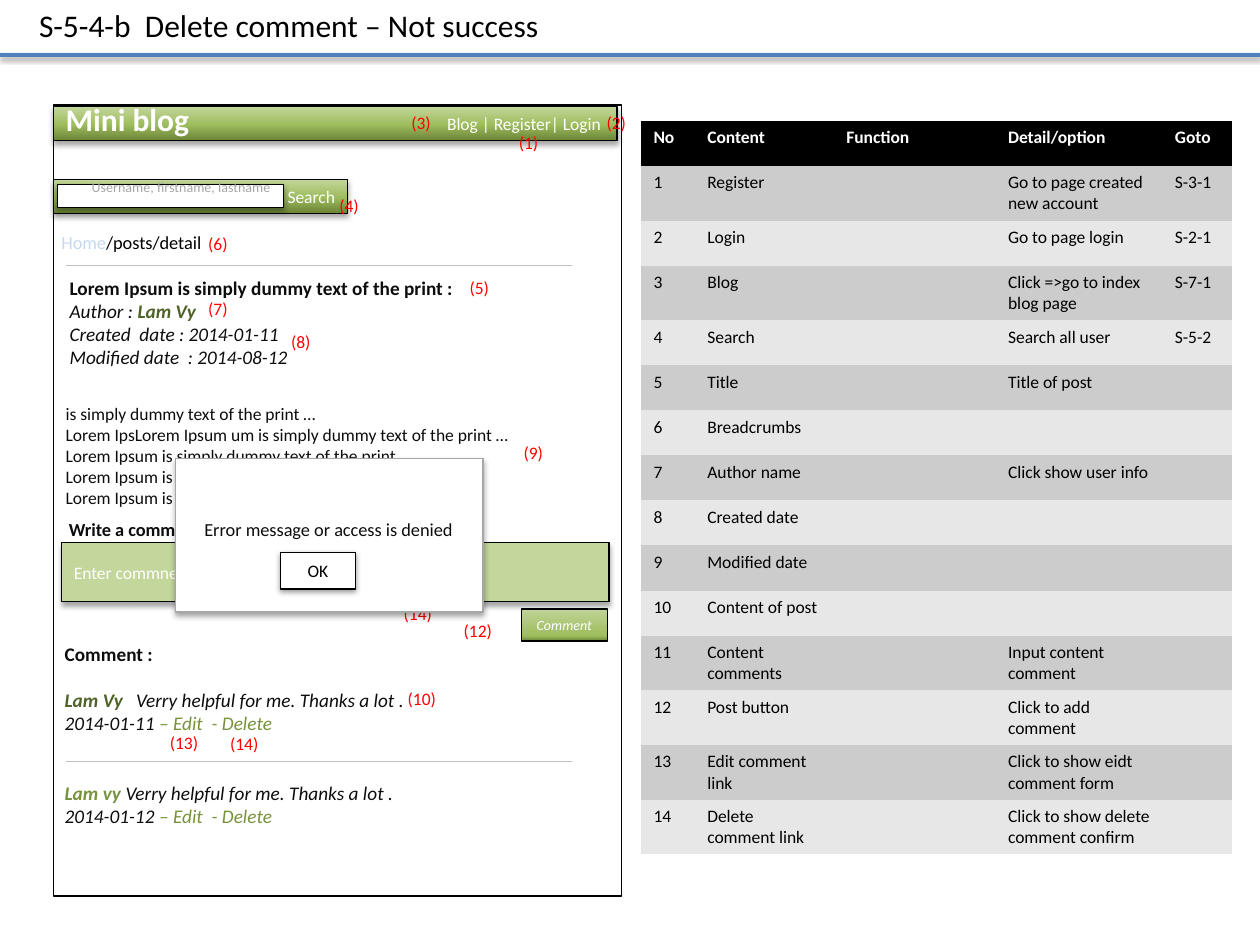
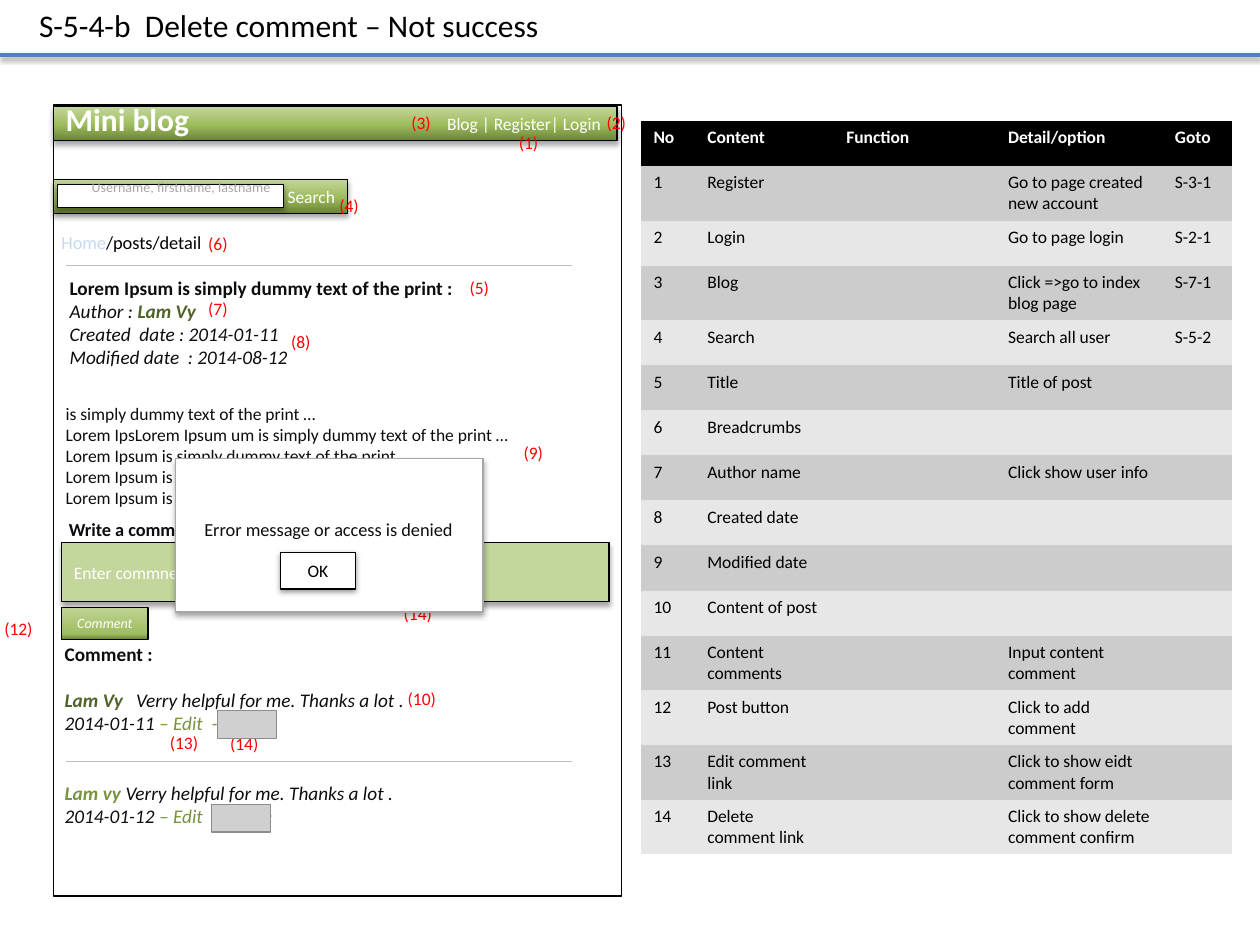
Before and after one commit to Mulodo-PHP-Training/miniblog-lam.vy, a slide deck: slide 18 of doc/frontend/wireframe/TRN-MiniBlog_WireframeDesign_LAMVY.pptx. Drawn at 1260x945 pixels with LibreOffice and Linux fonts; fonts in the diff are those of the drawing; grey boxes stand for pictures; background and template pictures are left out. Boxes give left, top, right and bottom in pixels: in the first picture for what was removed or moved away, otherwise in the second. Text is boxed around its words. In the diff, an @@ line names an element or a change of style, - is before the commit and + after.

```diff
--- a/doc/frontend/wireframe/TRN-MiniBlog_WireframeDesign_LAMVY.pptx
+++ b/doc/frontend/wireframe/TRN-MiniBlog_WireframeDesign_LAMVY.pptx
@@ text "(12)": place and size @@
-text "(12)" at box(464, 624, 492, 640)
+text "(12)" at box(4, 622, 32, 638)
@@ rectangle "Comment": place and size @@
-rectangle "Comment" at box(522, 609, 607, 640)
+rectangle "Comment" at box(62, 607, 147, 639)
@@ picture added at box(217, 711, 276, 738) @@
@@ picture added at box(212, 804, 271, 832) @@
```
Also in this commit, not shown: 16 other slides changed.
